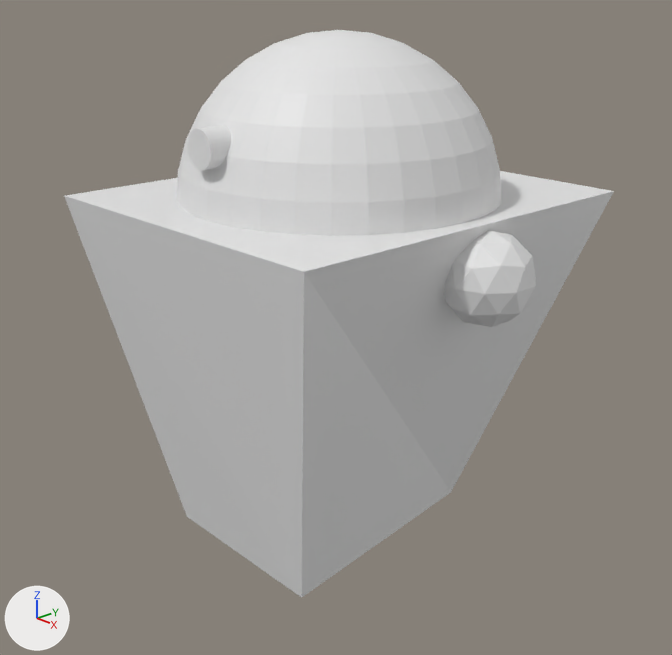
Renders of the Blender file Modele/Enemy2-clean.blend from each side of a commit.
Before and after are seen from a camera (50 mm lens) standing at (3.8, -3.71, 3.13) and looking at (0.0, -0.23, 1.21). Every picture has the same lights, and +X, +Y and +Z are marked at lower left.

Before the edit, the objects in view are built like this:
```python
me_cube_003 = bpy.data.meshes.new('Cube.003')
me_cube_003.from_pydata([(-0.53, -1.0, -1.0), (-1.0, -1.37, 1.0), (-0.25, 0.44, -1.0), (-1.0, 1.0, 1.0), (0.57, -1.0, -1.0), (1.0, -1.32, 1.0), (0.38, 0.43, -1.0), (1.0, 1.0, 1.0)], [], [(0, 1, 3, 2), (2, 3, 7, 6), (6, 7, 5, 4), (4, 5, 1, 0), (2, 6, 4, 0), (7, 3, 1, 5)])
me_cylinder = bpy.data.meshes.new('Cylinder')
me_cylinder.from_pydata(...)  # a 32-sided cylinder along z spanning x -1.0..1.0, y -1.0..1.0, z -1.0..1.0
me_icosphere = bpy.data.meshes.new('Icosphere')
me_icosphere.from_pydata(...)  # an icosphere of 80 faces spanning x -0.95..0.95, y -1.0..1.0, z -1.0..1.0
me_sphere = bpy.data.meshes.new('Sphere')
me_sphere.from_pydata(...)  # 257 vertices, 256 faces; spans x -1.0..1.0, y -1.0..1.0, z 0.0..1.0
ob_cube = bpy.data.objects.new('Cube', me_cube_003)
ob_cube.location = (0.0, 0.0, 1.0)
ob_cylinder = bpy.data.objects.new('Cylinder', me_cylinder)
ob_cylinder.location = (0.0, -1.03, 2.354)
ob_cylinder.rotation_euler = (-1.568, 0.0, 0.0)  # degrees (-90, 0, 0)
ob_cylinder.scale = (0.1, 0.1, 0.1)
ob_icosphere = bpy.data.objects.new('Icosphere', me_icosphere)
ob_icosphere.location = (1.0, -0.107, 1.713)
ob_icosphere.scale = (0.25, 0.25, 0.25)
ob_sphere = bpy.data.objects.new('Sphere', me_sphere)
ob_sphere.location = (0.012, -0.216, 1.979)
ob_sphere.scale = (0.9, 0.9, 0.9)
```
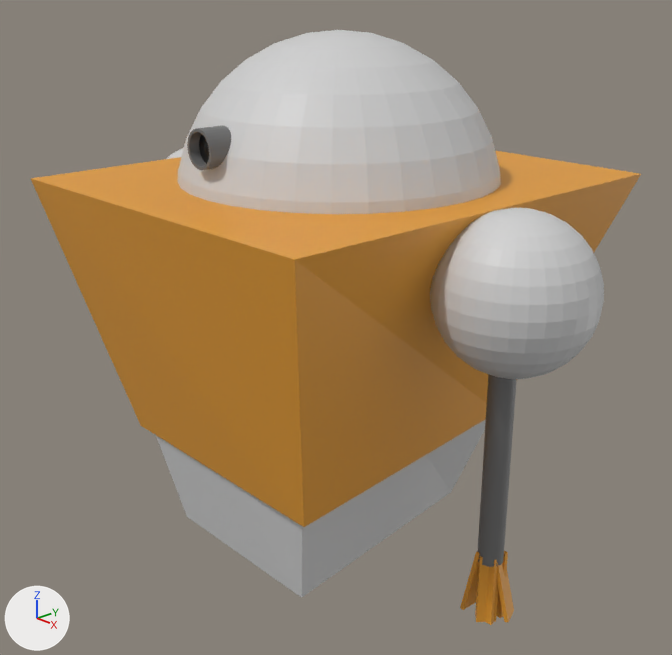
The newer file is also turned or shifted as a whole; pictures and numbers use the older file's frame.

The change, as a list of edits to the scene's bpy script:
```text
Change me_cube_003:
    where me_cube_003.from_pydata(...)  # 8 vertices, 6 faces; spans x -1.0..1.0, y -1.37..1.0, z -1.0..1.0
    add me_cube_003.materials.append(mat_material_004)  # light grey #d2d2d2
Change me_sphere:
    where me_sphere.from_pydata(...)  # 257 vertices, 256 faces; spans x -1.0..1.0, y -1.0..1.0, z 0.0..1.0
    add me_sphere.materials.append(mat_material_004)  # light grey #d2d2d2
Change me_cylinder:
    used by ob_cylinder; location = (0.0, -1.03, 2.354); rotation_euler = (-1.568, 0.0, 0.0), in degrees (-90, 0, 0); scale = (0.1, 0.1, 0.1)
    remove me_cylinder.from_pydata(...)  # 64 vertices, 34 faces; spans x -1.0..1.0, y -1.0..1.0, z -1.0..1.0
    add me_cylinder.from_pydata(...)  # 128 vertices, 98 faces; spans x -1.0..1.0, y -1.0..1.0, z -1.0..1.0
    me_cylinder part 1
    1 face is deleted
    32 vertices are added at x -0.85..0.85, y -0.85..0.85, z -1.0
    32 new vertices lie (0.0, 0.0, 0.73) away from vertices in x -0.85..0.85, y -0.85..0.85, z -1.0
    65 new faces join them
    me_cylinder part 2: 33 faces spanning x -1.0..1.0, y -1.0..1.0, z -1.0..1.0 switch from no material to mat_material_003 (grey #717171)
Add me_cube_001:
    me_cube_001.from_pydata([(-0.71, -1.02, -0.38), (-1.0, -1.37, 1.0), (-0.46, 0.58, -0.38), (-1.0, 1.0, 1.0), (0.68, -1.02, -0.38), (1.0, -1.32, 1.0), (0.51, 0.58, -0.38), (1.0, 1.0, 1.0)], [], [(0, 1, 3, 2), (2, 3, 7, 6), (6, 7, 5, 4), (4, 5, 1, 0), (2, 6, 4, 0), (7, 3, 1, 5)])
    me_cube_001.materials.append(mat_material_001)  # orange #e79f31
Remove ob_icosphere:
    ob_icosphere = bpy.data.objects.new('Icosphere', me_icosphere)
Add ob_cube_006:
    ob_cube_006 = bpy.data.objects.new('Cube.006', me_cube_006)  # a box spanning x -0.58..1.0, y -1.0..-0.67, z -5.04..1.0; in mat_material_001 (orange #e79f31)
    ob_cube_006.location = (1.232, -0.23, 0.191)
    ob_cube_006.rotation_euler = (-0.209, -0.00258, -1.583)  # degrees (-12, -0.1, -91)
    ob_cube_006.scale = (0.0684, 0.0684, 0.0684)
Add ob_cube_005:
    ob_cube_005 = bpy.data.objects.new('Cube.005', me_cube_006.copy())
    ob_cube_005.location = (1.217, -0.23, 0.191)
    ob_cube_005.rotation_euler = (-0.201, -0.0635, 1.943)  # degrees (-12, -3.6, 111)
    ob_cube_005.scale = (0.0684, 0.0684, 0.0684)
Add ob_cube_004:
    ob_cube_004 = bpy.data.objects.new('Cube.004', me_cube_006.copy())
    ob_cube_004.location = (1.189, -0.23, 0.191)
    ob_cube_004.rotation_euler = (0.0, 0.0, 0.869)  # degrees (0, 0, 50)
    ob_cube_004.scale = (0.0684, 0.0684, 0.0684)
Add ob_cube_003:
    ob_cube_003 = bpy.data.objects.new('Cube.003', me_cube_006.copy())
    ob_cube_003.location = (1.217, -0.113, 0.191)
    ob_cube_003.scale = (0.0684, 0.0684, 0.0684)
Add ob_cube_002:
    ob_cube_002 = bpy.data.objects.new('Cube.002', me_cube_006.copy())
    ob_cube_002.location = (1.217, -0.198, 0.191)
    ob_cube_002.scale = (0.0684, 0.0684, 0.0684)
Add ob_cylinder_002:
    ob_cylinder_002 = bpy.data.objects.new('Cylinder.002', me_cylinder_002)  # 97 vertices, 67 faces; spans x -1.0..1.0, y -1.0..1.0, z -15.6..1.0; in mat_material_003 (grey #717171)
    ob_cylinder_002.location = (1.221, -0.226, 1.3)
    ob_cylinder_002.scale = (0.0695, 0.0695, 0.0695)
Add ob_sphere_002:
    ob_sphere_002 = bpy.data.objects.new('Sphere.002', me_sphere_002)  # a UV sphere (32 segments, 16 rings, poles along z) spanning x -1.0..1.0, y -1.0..1.0, z -1.0..1.0; in mat_material_004 (light grey #d2d2d2)
    ob_sphere_002.location = (1.261, -0.223, 1.724)
    ob_sphere_002.scale = (-0.407, -0.407, -0.407)
Add ob_sphere_001:
    ob_sphere_001 = bpy.data.objects.new('Sphere.001', me_sphere_002.copy())
    ob_sphere_001.location = (-1.26, -0.223, 1.724)
    ob_sphere_001.scale = (-0.407, -0.407, -0.407)
Add ob_cube_001:
    ob_cube_001 = bpy.data.objects.new('Cube.001', me_cube_001)
    ob_cube_001.location = (0.0, 0.0, 1.0)
    ob_cube_001.scale = (1.1, 1.1, 1.1)
Add ob_cone:
    ob_cone = bpy.data.objects.new('Cone', me_cone)  # 33 vertices, 33 faces; spans x -1.0..1.0, y -1.0..1.0, z -1.0..-0.67; in mat_material_002 (black #000000)
    ob_cone.location = (0.0, -1.16, 2.358)
    ob_cone.rotation_euler = (1.551, 0.0, 0.0)  # degrees (89, 0, 0)
    ob_cone.scale = (0.0914, 0.0914, 0.0914)
```

Boxes (x1, y1, x2, y2) around the edits, measured in the pictures (672 x 655 px):
'Cube', recoloured: (64, 171, 614, 598) in both
'Cube.001', added: after (31, 151, 641, 527)
'Sphere', recoloured (white to grey): (177, 30, 502, 236) in both
'Sphere.002', added: after (430, 208, 604, 379)
'Icosphere', deleted: before (444, 230, 536, 327)
'Cylinder.002', added: after (478, 374, 517, 567)
'Cube.004', added: after (476, 556, 498, 622)
'Cube.005', added: after (497, 562, 514, 622)
'Cube.006', added: after (460, 551, 480, 610)
'Cube.002', added: after (475, 559, 497, 625)
'Cone', added: after (199, 134, 209, 164)
'Cube.003', added: after (497, 551, 508, 618)
'Sphere.001', added: after (166, 147, 184, 159)
part 1 of me_cylinder, built on: (187, 129, 211, 170) in both
part 2 of me_cylinder, recoloured (white to grey): (197, 125, 231, 170) in both
